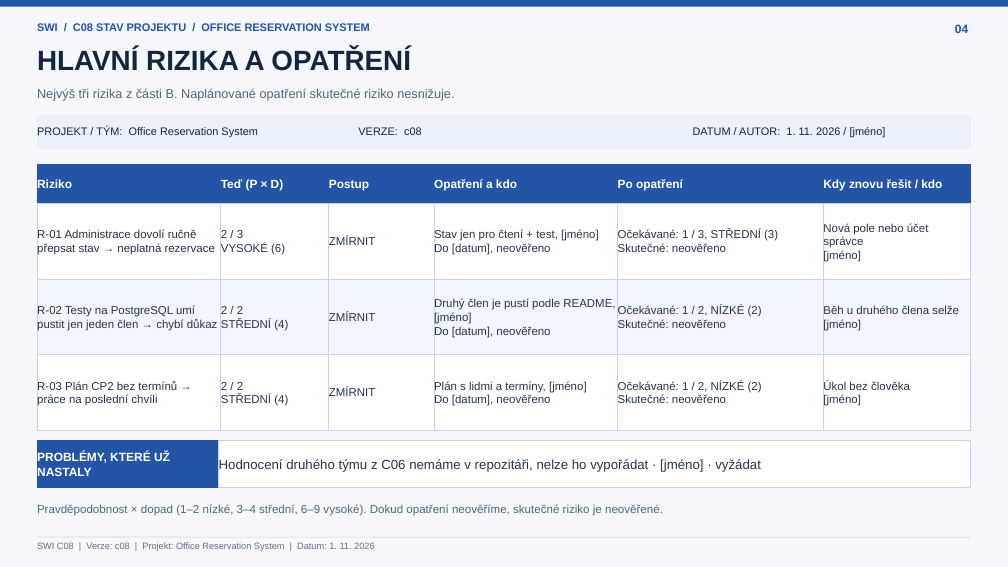
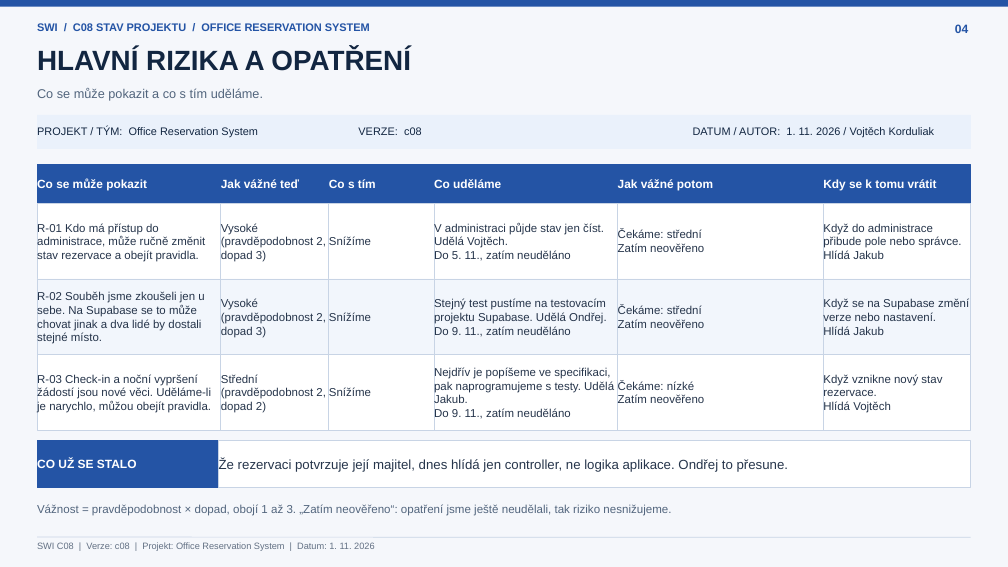
Before and after one commit to jakubcernik/Office-Reservation-System, a slide deck: slide 4 of docs/ORS_C08_Project_Status.pptx. Drawn at 1008x567 pixels with LibreOffice and Linux fonts; fonts in the diff are those of the drawing. Boxes give left, top, right and bottom in pixels: in the first picture for what was removed or moved away, otherwise in the second. Text is boxed around its words. In the diff, an @@ line names an element or a change of style, - is before the commit and + after.

```diff
--- a/docs/ORS_C08_Project_Status.pptx
+++ b/docs/ORS_C08_Project_Status.pptx
@@ text at (37,88,263,101): text changed @@
-Nejvýš tři rizika z části B. Naplánované opatření skutečné riziko nesnižuje.
+Co se může pokazit a co s tím uděláme.
@@ text in rectangle at (693,127,935,138): text changed @@
-DATUM / AUTOR: 1. 11. 2026 / [jméno]
+DATUM / AUTOR: 1. 11. 2026 / Vojtěch Korduliak
@@ text in rectangle at (37,179,147,191): text changed @@
-Riziko
+Co se může pokazit
@@ text in rectangle at (221,179,299,188): text changed @@
-Teď (P × D)
+Jak vážné teď
@@ text in rectangle at (329,179,376,188): text changed @@
-Postup
+Co s tím
@@ text in rectangle at (434,179,501,188): text changed @@
-Opatření a kdo
+Co uděláme
@@ text in rectangle at (618,179,713,191): text changed @@
-Po opatření
+Jak vážné potom
@@ text in rectangle at (823,179,937,191): text changed @@
-Kdy znovu řešit / kdo
+Kdy se k tomu vrátit
@@ text in rectangle at (37,223,206,262): text changed @@
-R-01 Administrace dovolí ručně přepsat stav → neplatná rezervace
+R-01 Kdo má přístup do administrace, může ručně změnit stav rezervace a obejít pravidla.
@@ text in rectangle at (221,223,326,262): text changed @@
-2 / 3
-VYSOKÉ (6)
+Vysoké
+(pravděpodobnost 2, dopad 3)
@@ text in rectangle at (329,236,371,245): text changed @@
-ZMÍRNIT
+Snížíme
@@ text in rectangle at (434,223,604,262): text changed @@
-Stav jen pro čtení + test, [jméno]
-Do [datum], neověřeno
+V administraci půjde stav jen číst. Udělá Vojtěch.
+Do 5. 11., zatím neuděláno
@@ text in rectangle at (618,230,704,252): text changed @@
-Očekávané: 1 / 3, STŘEDNÍ (3)
-Skutečné: neověřeno
+Čekáme: střední
+Zatím neověřeno
@@ text in rectangle at (823,223,961,262): text changed @@
-Nová pole nebo účet správce
-[jméno]
+Když do administrace přibude pole nebo správce.
+Hlídá Jakub
@@ text in rectangle at (37,291,204,344): text changed @@
-R-02 Testy na PostgreSQL umí pustit jen jeden člen → chybí důkaz
+R-02 Souběh jsme zkoušeli jen u sebe. Na Supabase se to může chovat jinak a dva lidé by dostali stejné místo.
@@ text in rectangle at (221,298,326,338): text changed @@
-2 / 2
-STŘEDNÍ (4)
+Vysoké
+(pravděpodobnost 2, dopad 3)
@@ text in rectangle at (434,298,607,338): text changed @@
-Druhý člen je pustí podle README, [jméno]
-Do [datum], neověřeno
+Stejný test pustíme na testovacím projektu Supabase. Udělá Ondřej.
+Do 9. 11., zatím neuděláno
@@ text in rectangle at (823,298,969,335): text changed @@
-Běh u druhého člena selže
-[jméno]
+Když se na Supabase změní verze nebo nastavení.
+Hlídá Jakub
@@ text in rectangle at (329,312,371,321): text changed @@
-ZMÍRNIT
+Snížíme
@@ text in rectangle at (618,305,704,328): text changed @@
-Očekávané: 1 / 2, NÍZKÉ (2)
-Skutečné: neověřeno
+Čekáme: střední
+Zatím neověřeno
@@ text in rectangle at (37,374,211,413): text changed @@
-R-03 Plán CP2 bez termínů → práce na poslední chvíli
+R-03 Check-in a noční vypršení žádostí jsou nové věci. Uděláme-li je narychlo, můžou obejít pravidla.
@@ text in rectangle at (221,374,326,413): text changed @@
-2 / 2
-STŘEDNÍ (4)
+Střední
+(pravděpodobnost 2, dopad 2)
@@ text in rectangle at (329,388,371,396): text changed @@
-ZMÍRNIT
+Snížíme
@@ text in rectangle at (434,367,614,420): text changed @@
-Plán s lidmi a termíny, [jméno]
-Do [datum], neověřeno
+Nejdřív je popíšeme ve specifikaci, pak naprogramujeme s testy. Udělá Jakub.
+Do 9. 11., zatím neuděláno
@@ text in rectangle at (618,381,704,403): text changed @@
-Očekávané: 1 / 2, NÍZKÉ (2)
-Skutečné: neověřeno
+Čekáme: nízké
+Zatím neověřeno
@@ text in rectangle at (823,374,942,413): text changed @@
-Úkol bez člověka
-[jméno]
+Když vznikne nový stav rezervace.
+Hlídá Vojtěch
@@ text in rectangle at (37,459,137,468): text changed @@
-PROBLÉMY, KTERÉ UŽ NASTALY
+CO UŽ SE STALO
@@ text in rectangle at (219,458,789,472): text changed @@
-Hodnocení druhého týmu z C06 nemáme v repozitáři, nelze ho vypořádat · [jméno] · vyžádat
+Že rezervaci potvrzuje její majitel, dnes hlídá jen controller, ne logika aplikace. Ondřej to přesune.
@@ text at (37,504,671,516): text changed @@
-Pravděpodobnost × dopad (1–2 nízké, 3–4 střední, 6–9 vysoké). Dokud opatření neověříme, skutečné riziko je neověřené.
+Vážnost = pravděpodobnost × dopad, obojí 1 až 3. „Zatím neověřeno“: opatření jsme ještě neudělali, tak riziko nesnižujeme.
```
Also in this commit, not shown: 5 other slides changed, 2 other files.
